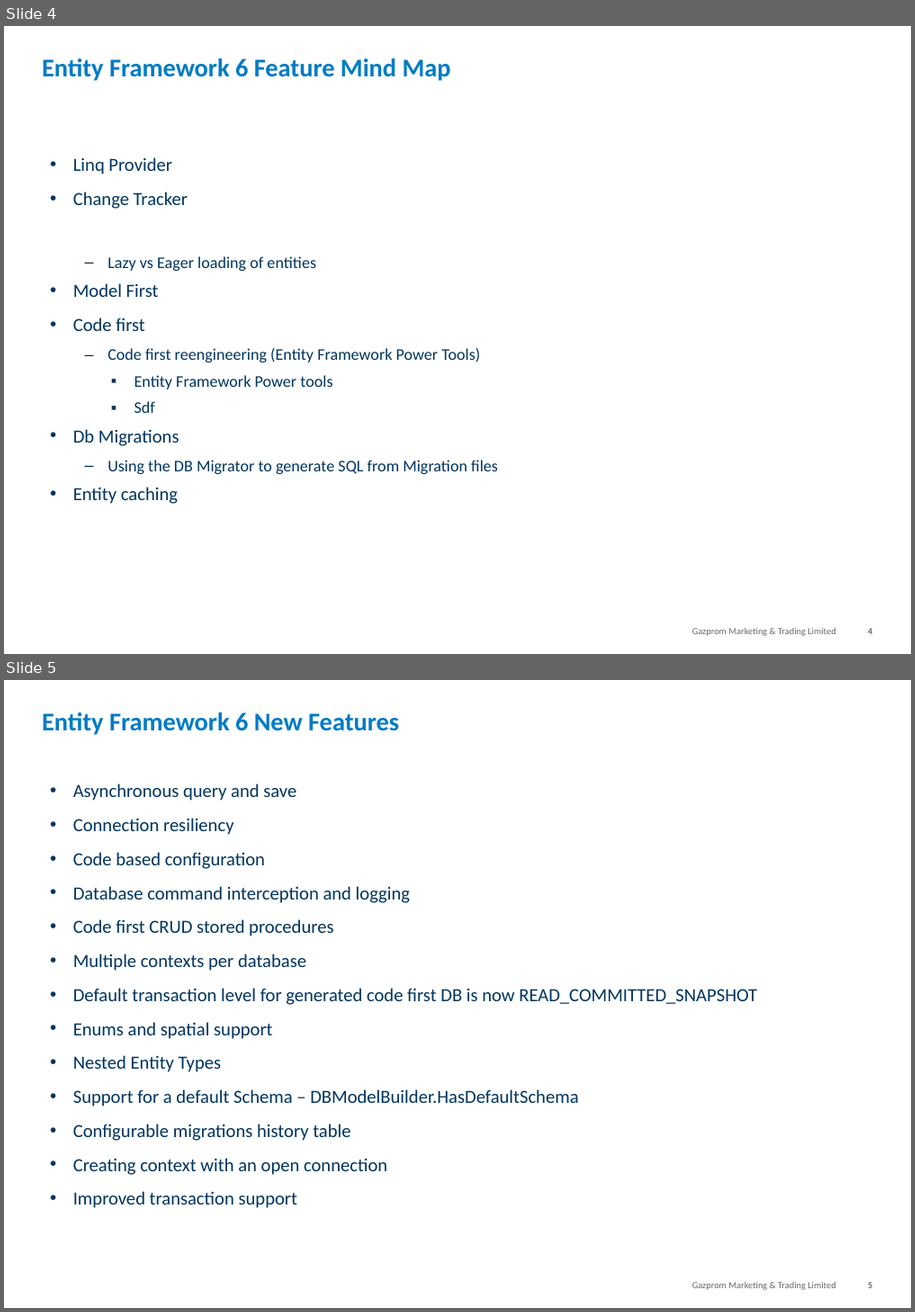
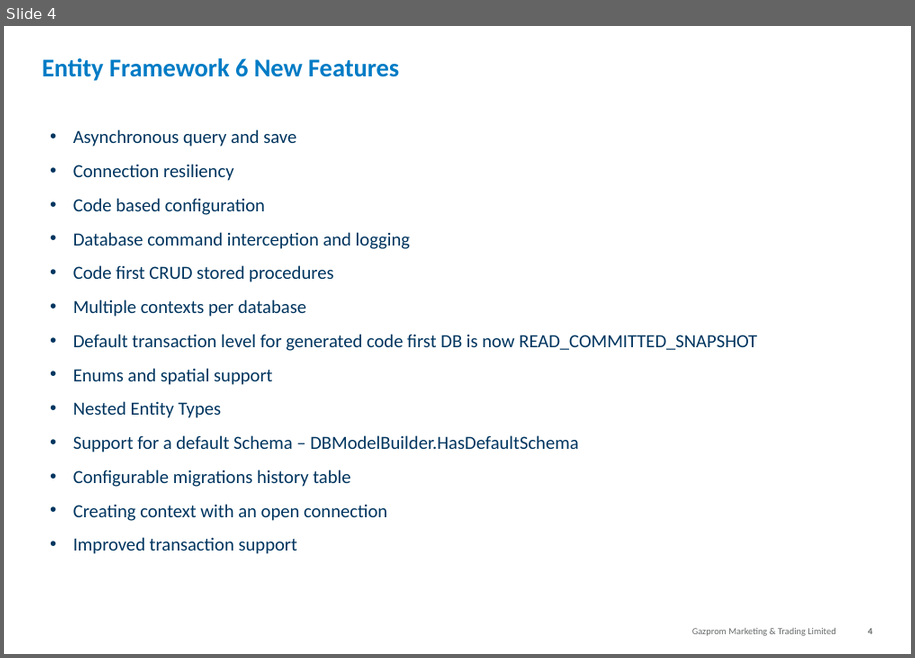
Before and after one commit to jeanhibbert/EfTestConsole, a slide deck: 20160128 Tech Punch - Entity Framework.pptx. Shown one above the other, each under a label of ours: slides 4 and 5 before the commit, slide 4 after it. The pictures are 915x1312 and 915x658 pixels, drawn with LibreOffice and Linux fonts; fonts in the diff are those of the drawing; background and template pictures are left out. Boxes give left, top, right and bottom in pixels: in the first picture for what was removed or moved away, otherwise in the second. Text is boxed around its words. In the diff, an @@ line names an element or a change of style, - is before the commit and + after.

```diff
--- a/20160128 Tech Punch - Entity Framework.pptx
+++ b/20160128 Tech Punch - Entity Framework.pptx
@@ slide 4 removed at (4, 26, 911, 654), background #FFFFFF; not listed: 2 template elements that a slide beside it also shows @@
@@ title removed at (42, 58, 451, 81) @@
-Entity Framework 6 Feature Mind Map
@@ text removed at (73, 157, 498, 504) @@
-• Linq Provider
-• Change Tracker
-  – Lazy vs Eager loading of entities
-• Model First
-• Code first
-  – Code first reengineering (Entity Framework Power Tools)
-    ▪ Entity Framework Power tools
-    ▪ Sdf
-• Db Migrations
-  – Using the DB Migrator to generate SQL from Migration files
-• Entity caching
@@ what was slide 5 is now slide 4 @@
@@ page number at (868, 628, 872, 634): text changed @@
-5
+4
```
Also in this commit, not shown: 3 slides changed, 56 other files.
